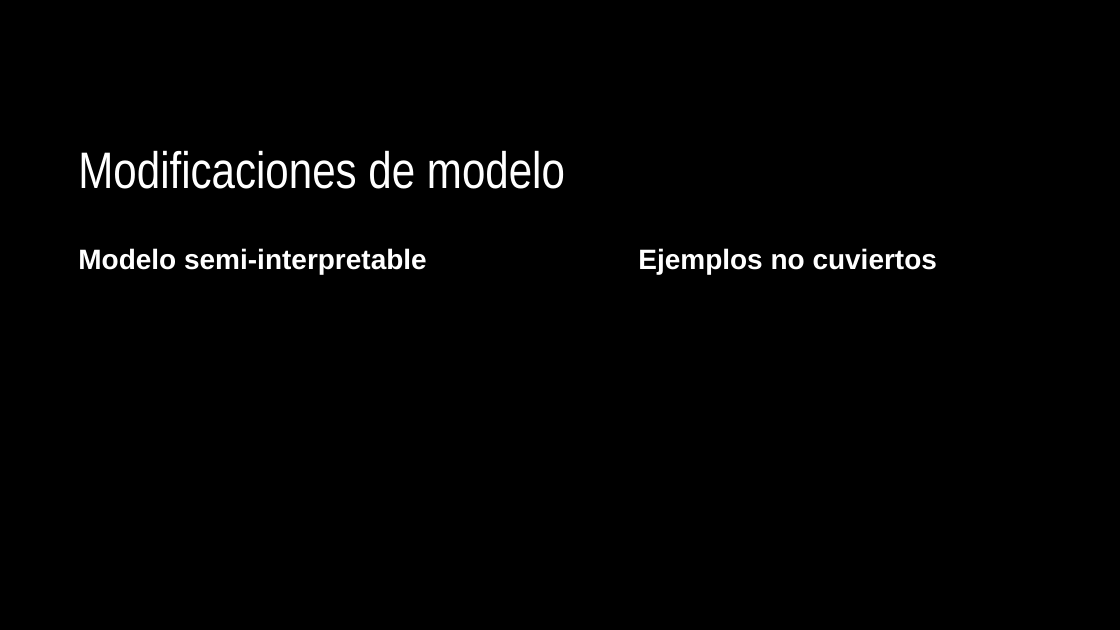
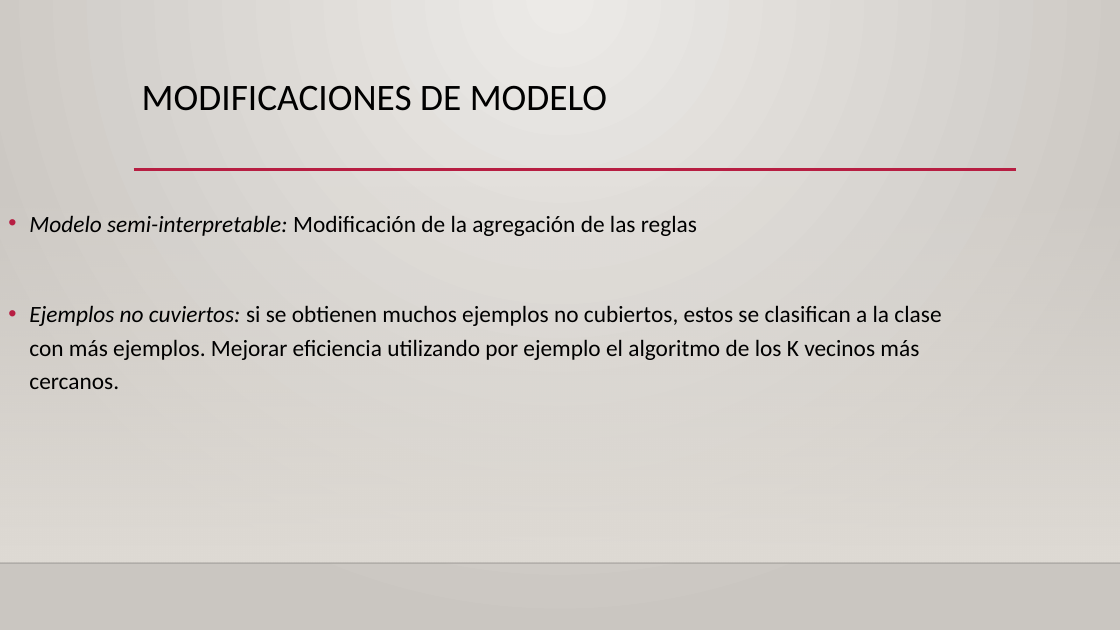
Before and after one commit to Tiburtzio/TFG, a slide deck: slide 9 of Docs/Presentacion.pptx (slide 6 before the commit). Drawn at 1120x630 pixels with LibreOffice and Linux fonts; fonts in the diff are those of the drawing; background and template pictures are left out. Boxes give left, top, right and bottom in pixels: in the first picture for what was removed or moved away, otherwise in the second. Text is boxed around its words. In the diff, an @@ line names an element or a change of style, - is before the commit and + after.

```diff
--- a/Docs/Presentacion.pptx
+++ b/Docs/Presentacion.pptx
@@ background #000000 to gradient #ECEAE7 to #CAC7C1 @@
@@ title at box(142, 85, 607, 111): text changed; size 44 to 32 pt; font Arial Narrow to Calibri; text colour #FFFFFF to #000000 @@
-Modificaciones de modelo
+MODIFICACIONES DE MODELO
@@ line added from (134, 170) to (1017, 170), #B71E42 2.5 pt @@
@@ text "Modelo semi-interpretable: Modificación de la ..." at box(29, 215, 941, 389): vertical alignment bottom to top @@
@@ rectangle added at box(0, 186, 1120, 563), fill gradient #DFDBD5 @@
@@ text at box(29, 215, 941, 389): text changed; size 24 to 20 pt; font Arial to Calibri; text colour #FFFFFF to #000000; bold off @@
-Modelo semi-interpretable
+• Modelo semi-interpretable: Modificación de la agregación de las reglas
+• Ejemplos no cuviertos: si se obtienen muchos ejemplos no cubiertos, estos se clasifican a la clase con más ejemplos. Mejorar eficiencia utilizando por ejemplo el algoritmo de los K vecinos más cercanos.
@@ text removed at box(638, 248, 937, 274) @@
-Ejemplos no cuviertos
@@ line added from (0, 563) to (1120, 563), #000001 1 pt @@
```
Also in this commit, not shown: 4 other slides changed, 14 slides added, 3 slides removed, 1 other file.
